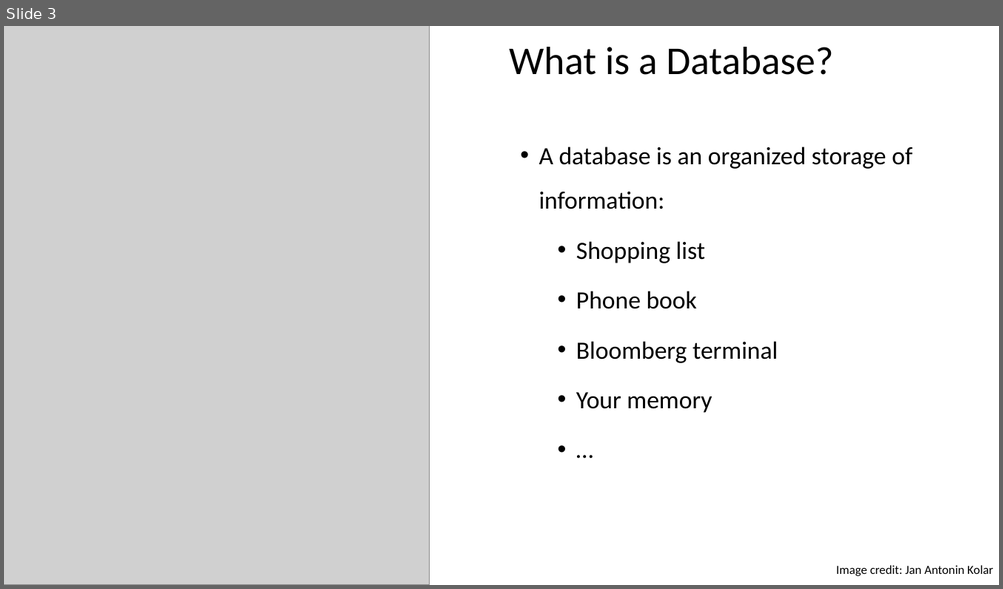
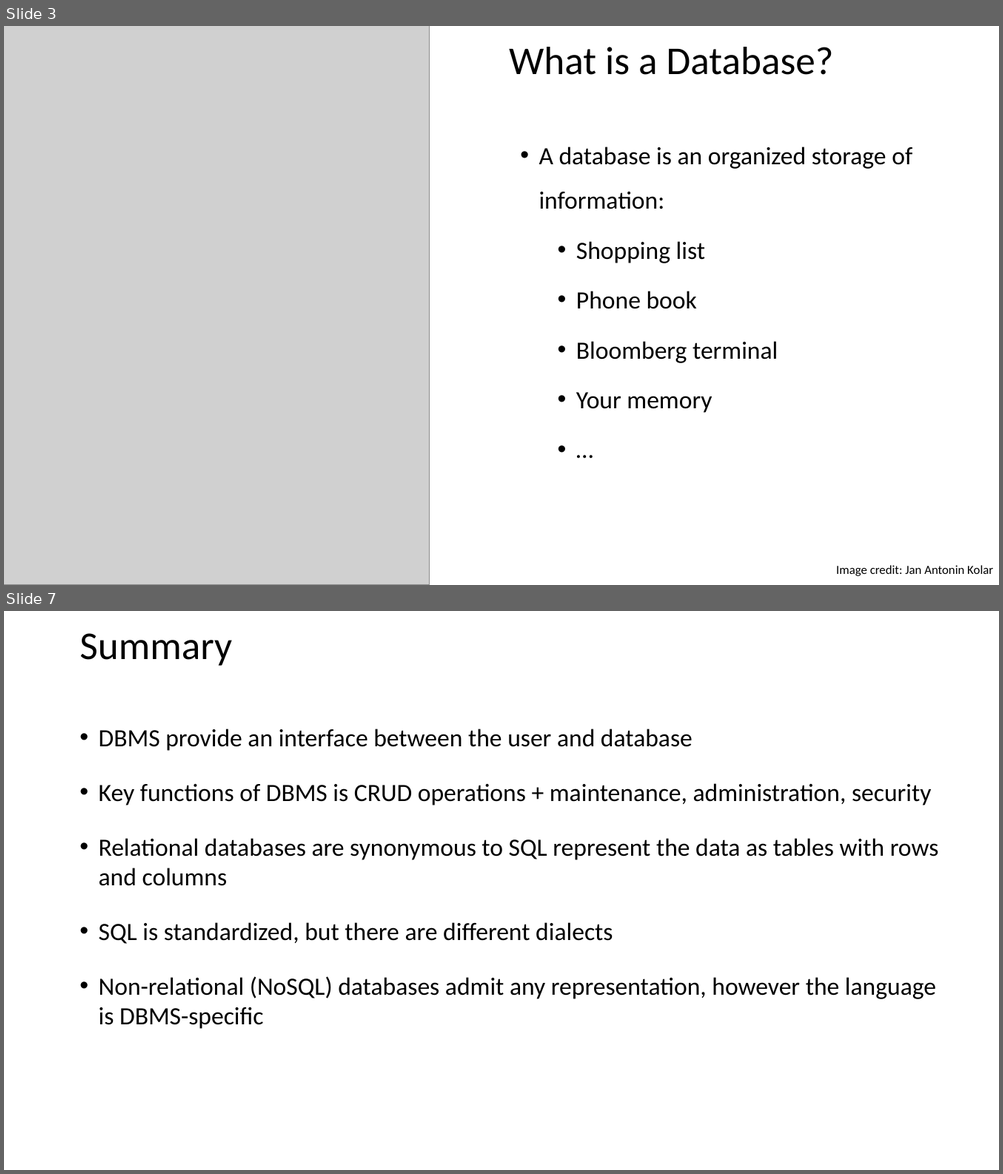
Before and after one commit to ipozdeev/it-skills-for-research, a slide deck: databases/databases_slides.pptx. Shown one above the other, each under a label of ours: slide 3 before the commit, slides 3 and 7 after it; the slides between them are not shown. The pictures are 1003x589 and 1003x1174 pixels, drawn with LibreOffice and Linux fonts; fonts in the diff are those of the drawing; grey boxes stand for pictures. Boxes give left, top, right and bottom in pixels: in the first picture for what was removed or moved away, otherwise in the second. Text is boxed around its words. In the diff, an @@ line names an element or a change of style, - is before the commit and + after.

Commit message:
databases slides -- done; viz slides -- added toc

```diff
--- a/databases/databases_slides.pptx
+++ b/databases/databases_slides.pptx
@@ slide 7 added at (4, 611, 999, 1170), background #FFFFFF @@
@@ title added at (79, 633, 232, 666), 38 pt, text #000000 @@
+Summary
@@ text added at (99, 729, 939, 1029), 24 pt, text #000000 @@
+• DBMS provide an interface between the user and database
+• Key functions of DBMS is CRUD operations + maintenance, administration, security
+• Relational databases are synonymous to SQL represent the data as tables with rows and columns
+• SQL is standardized, but there are different dialects
+• Non-relational (NoSQL) databases admit any representation, however the language is DBMS-specific
```
Also in this commit, not shown: 2 slides changed, 5 other slides added, 1 slide removed, 2 other files.
